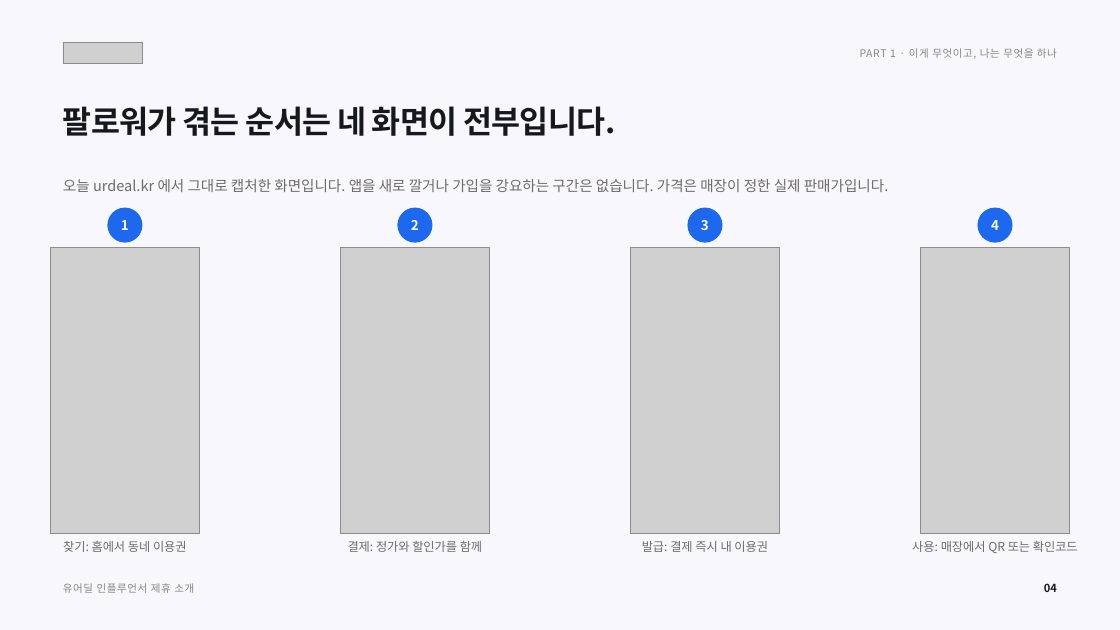
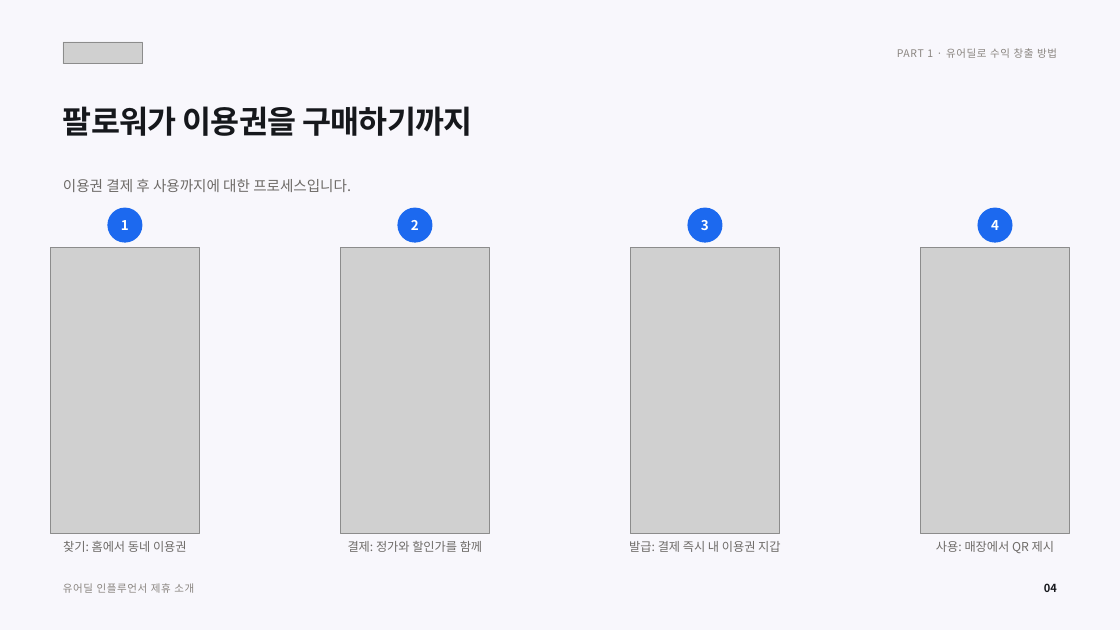
Before and after one commit to tobe2111/ur-live, a slide deck: slide 5 of docs/business/proposals/urdeal-influencer-deck.pptx. Drawn at 1120x630 pixels with LibreOffice and Linux fonts; fonts in the diff are those of the drawing; grey boxes stand for pictures. Boxes give left, top, right and bottom in pixels: in the first picture for what was removed or moved away, otherwise in the second. Text is boxed around its words. In the diff, an @@ line names an element or a change of style, - is before the commit and + after.

```diff
--- a/docs/business/proposals/urdeal-influencer-deck.pptx
+++ b/docs/business/proposals/urdeal-influencer-deck.pptx
@@ text at [897,48,1057,58]: text changed @@
-PART 1 · 이게 무엇이고, 나는 무엇을 하나
+PART 1 · 유어딜로 수익 창출 방법
@@ text at [63,106,473,136]: text changed @@
-팔로워가 겪는 순서는 네 화면이 전부입니다.
+팔로워가 이용권을 구매하기까지
@@ text at [63,179,351,192]: text changed @@
-오늘 urdeal.kr 에서 그대로 캡처한 화면입니다. 앱을 새로 깔거나 가입을 강요하는 구간은 없습니다. 가격은 매장이 정한 실제 판매가입니다.
+이용권 결제 후 사용까지에 대한 프로세스입니다.
@@ text at [629,541,780,552]: text changed @@
-발급: 결제 즉시 내 이용권
+발급: 결제 즉시 내 이용권 지갑
@@ text at [936,541,1054,553]: text changed @@
-사용: 매장에서 QR 또는 확인코드
+사용: 매장에서 QR 제시
```
Also in this commit, not shown: 19 other slides changed, 9 other files.
